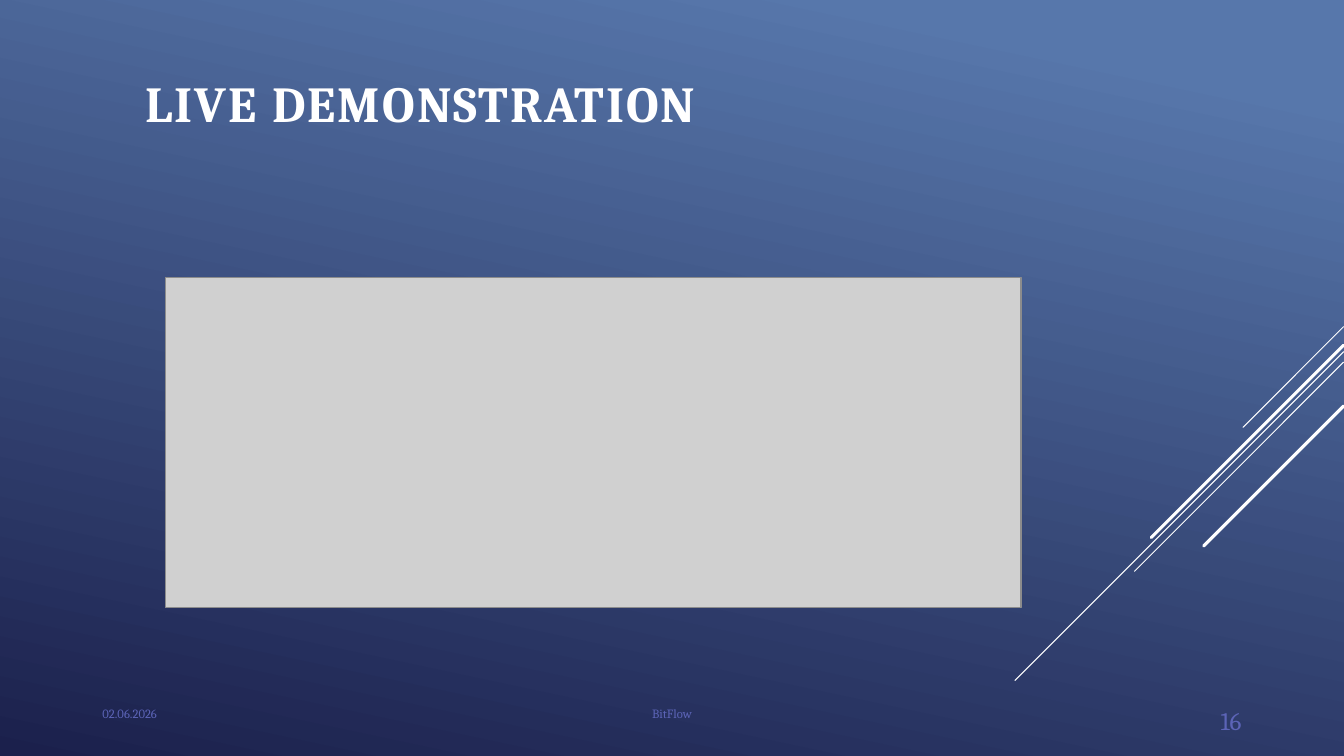
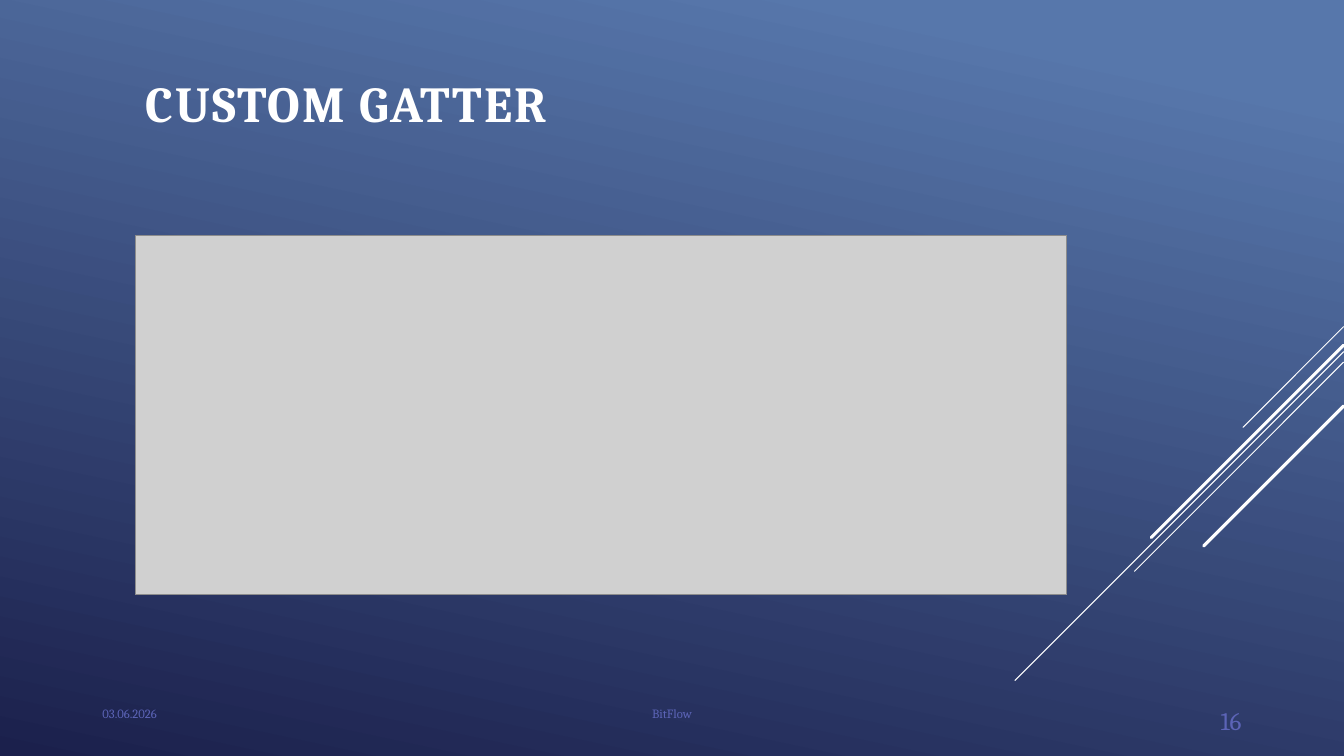
Before and after one commit to BitFlow-DHBW/BitFlow, a slide deck: slide 16 of docs/BitFlow - Abschlusspräsentation.pptx. Drawn at 1344x756 pixels with LibreOffice and Linux fonts; fonts in the diff are those of the drawing; grey boxes stand for pictures; background and template pictures are left out. Boxes give left, top, right and bottom in pixels: in the first picture for what was removed or moved away, otherwise in the second. Text is boxed around its words. In the diff, an @@ line names an element or a change of style, - is before the commit and + after.

```diff
--- a/docs/BitFlow - Abschlusspräsentation.pptx
+++ b/docs/BitFlow - Abschlusspräsentation.pptx
@@ title at <box>146,88,547,123</box>: text changed @@
-LIVE DEMONSTRATION
+CUSTOM GATTER
@@ picture: place and size @@
-picture at <box>165,277,1021,608</box>
+picture at <box>135,235,1067,595</box>
@@ text at <box>102,709,156,718</box>: text changed @@
-02.06.2026
+03.06.2026
```
Also in this commit, not shown: 24 other slides changed, 2 other files.
